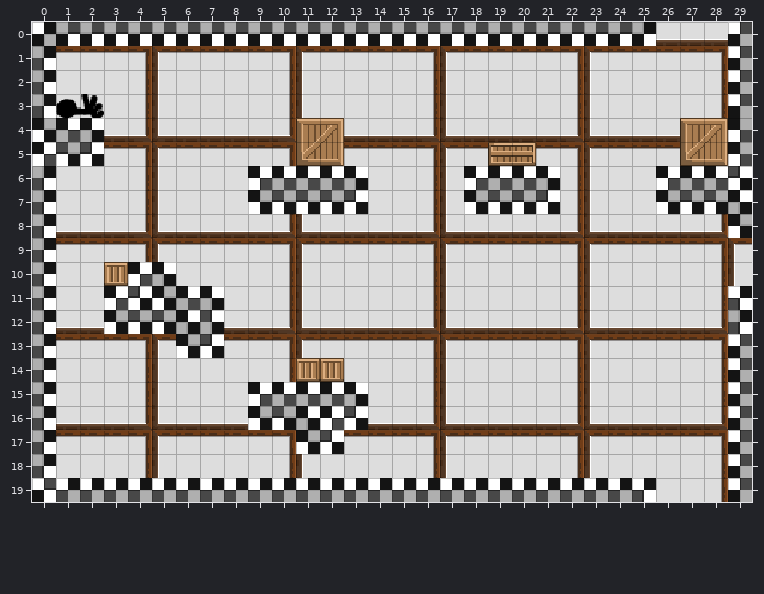
Level history. Tiled map: Assets/maps/HubRooms/2 - Lower Class Rooms/B4 room.tmx. That is the earlier state.
Cells are 16x16 px. Shown: x 0..29, y 0..19.
The same view after the edit:
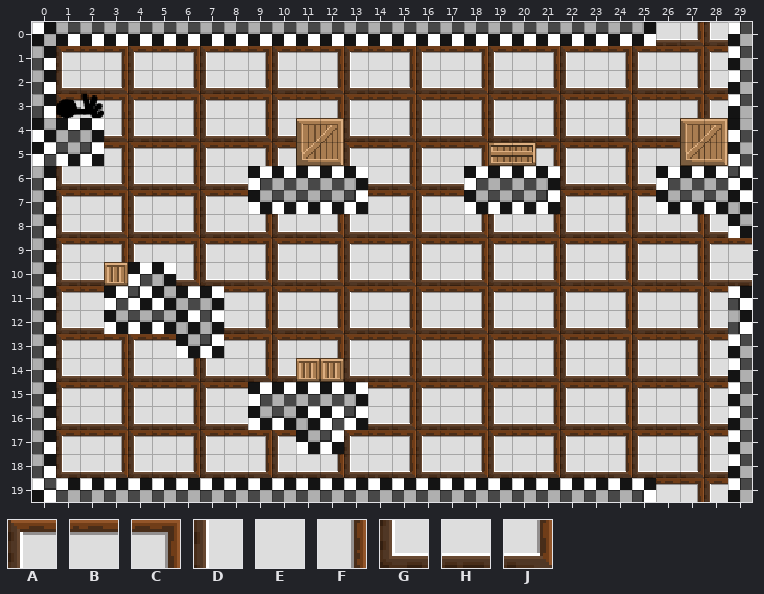
Key: from "Timberframe Wallstileset": A 0, B 1, C 2, D 5, E 6, F 7, G 10, H 11, J 12.
_ is an empty cell.
The edit:
Layer "bkg_close":
y 0: x 27..28 HH -> JG
y 1: x 1 B -> A; x 3..7 BCABB -> CABCA; x 9..13 BCABB -> CABCA; x 15..19 BCABB -> CABCA; x 21..25 BCABB -> CABCA; x 27..28 BC -> CA
y 2: x 1..28 EEEFDEEEEFDEEEEFDEEEEFDEEEEF -> GHJGHJGHJGHJGHJGHJGHJGHJGHJG
y 3: x 1..28 EEEFDEEEEFDEEEEFDEEEEFDEEEEF -> ABCABCABCABCABCABCABCABCABCA
y 4: x 3..7 HJGHH -> JGHJG; x 9..10 HJ -> JG; x 13 H -> G; x 15..19 HJGHH -> JGHJG; x 21..25 HJGHH -> JGHJG
y 5: x 3..7 BCABB -> CABCA; x 9..10 BC -> CA; x 13 B -> A; x 15..18 BCAB -> CABC; x 21..25 BCABB -> CABCA
y 6: x 1..8 EEEFDEEE -> GHJGHJGH; x 14..17 EEFD -> HJGH; x 22..25 FDEE -> GHJG
y 7: x 1..8 EEEFDEEE -> ABCABCAB; x 14..17 EEFD -> BCAB; x 22..25 FDEE -> ABCA
y 8: x 1 H -> G; x 3..7 HJGHH -> JGHJG; x 9..13 HJGHH -> JGHJG; x 15..19 HJGHH -> JGHJG; x 21..25 HJGHH -> JGHJG; x 27..28 HJ -> JG
y 9: x 1 B -> A; x 3..7 BCABB -> CABCA; x 9..13 BCABB -> CABCA; x 15..19 BCABB -> CABCA; x 21..25 BCABB -> CABCA; x 27..29 BCA -> CAB
y 10: x 1..2 EE -> GH; x 6..29 EEEEFDEEEEFDEEEEFDEEEEFD -> JGHJGHJGHJGHJGHJGHJGHJGH
y 11: x 1..2 EE -> AB; x 8..28 EEFDEEEEFDEEEEFDEEEEF -> BCABCABCABCABCABCABCA
y 12: x 1 H -> G; x 9..13 HJGHH -> JGHJG; x 15..19 HJGHH -> JGHJG; x 21..25 HJGHH -> JGHJG; x 27..28 HJ -> JG
y 13: x 1 B -> A; x 3..5 BCA -> CAB; x 9..13 BCABB -> CABCA; x 15..19 BCABB -> CABCA; x 21..25 BCABB -> CABCA; x 27..28 BC -> CA
y 14: x 1..10 EEEFDEEEEF -> GHJGHJGHJG; x 13..28 EEEFDEEEEFDEEEEF -> GHJGHJGHJGHJGHJG
y 15: x 1..8 EEEFDEEE -> ABCABCAB; x 14..28 EEFDEEEEFDEEEEF -> BCABCABCABCABCA
y 16: x 1 H -> G; x 3..7 HJGHH -> JGHJG; x 15..19 HJGHH -> JGHJG; x 21..25 HJGHH -> JGHJG; x 27..28 HJ -> JG
y 17: x 1 B -> A; x 3..7 BCABB -> CABCA; x 9..10 BC -> CA; x 13 B -> A; x 15..19 BCABB -> CABCA; x 21..25 BCABB -> CABCA; x 27..28 BC -> CA
y 18: x 1..28 EEEFDEEEEFDEEEEFDEEEEFDEEEEF -> GHJGHJGHJGHJGHJGHJGHJGHJGHJG
y 19: x 26..28 EEF -> BCA
Pixel boxes of the changes (left, top, right, bottom) in both pictures:
changed: (56, 22, 752, 502)
